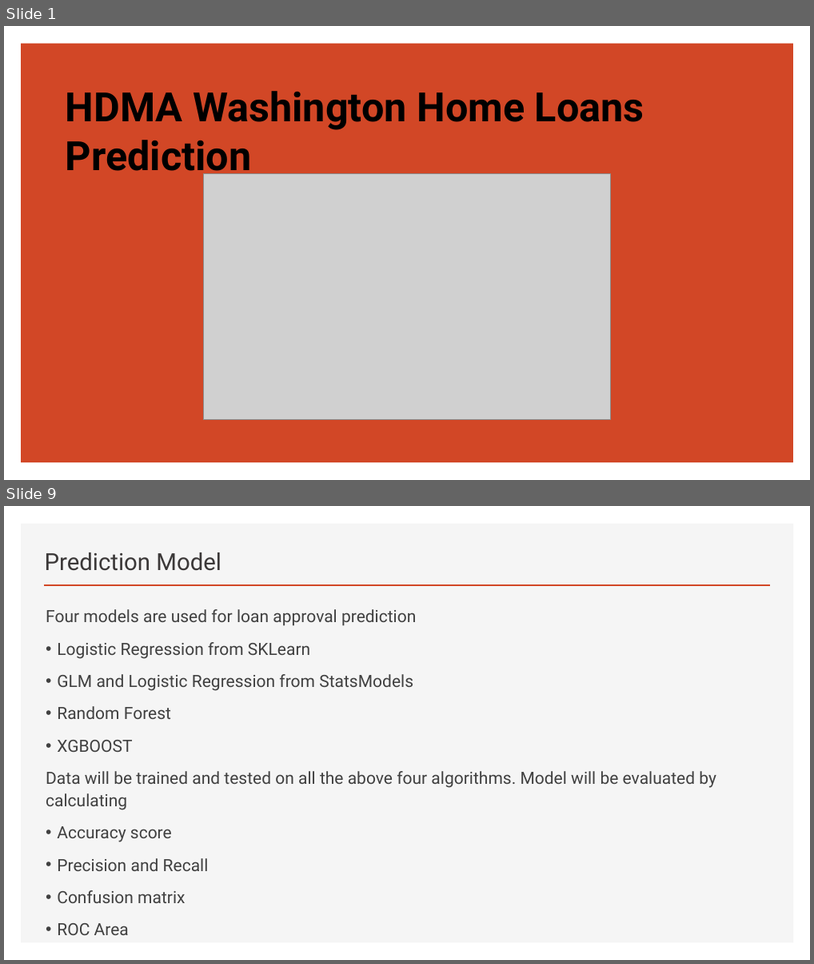
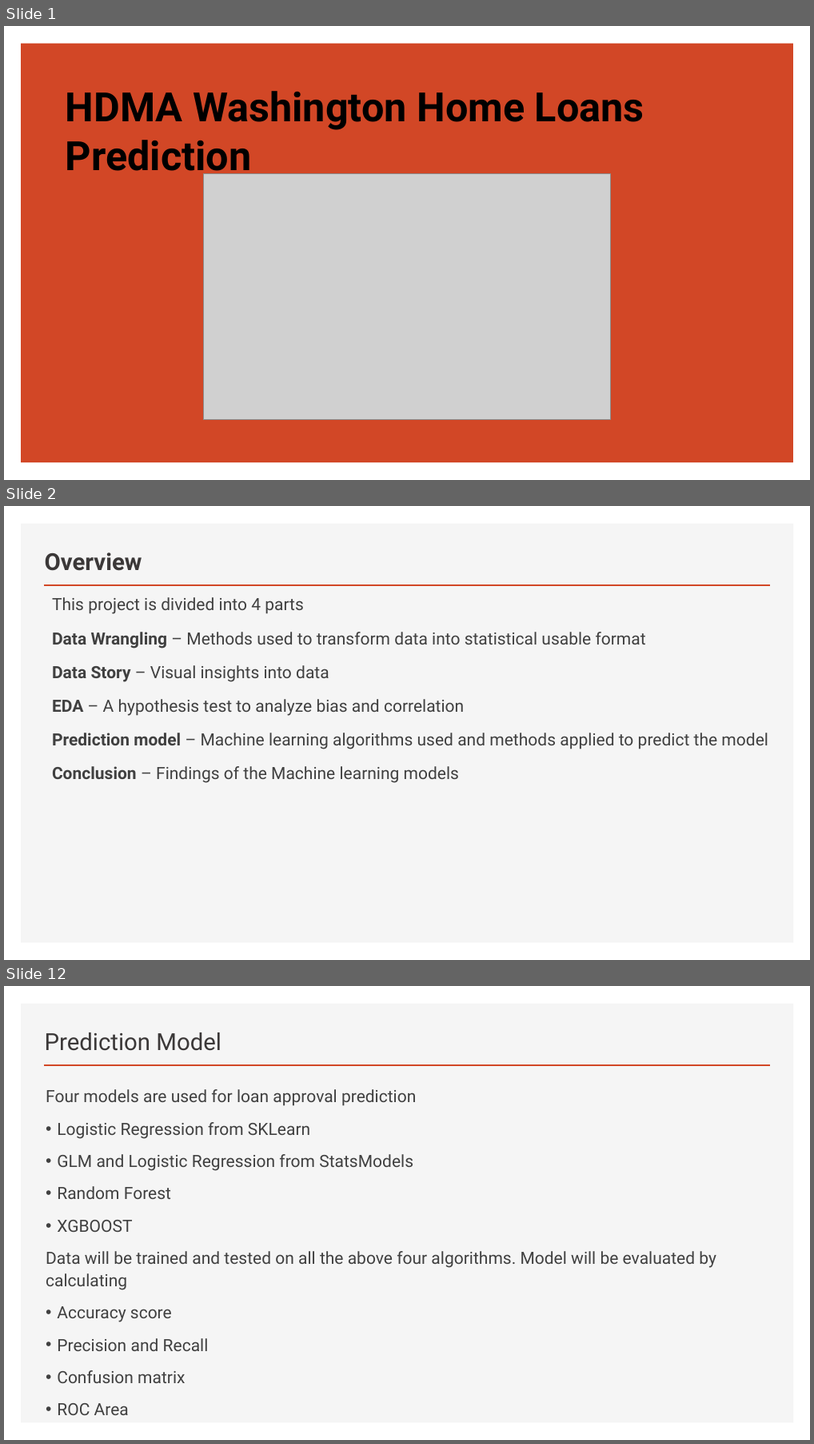
Before and after one commit to khmsha/Springboard, a slide deck: Capstone_Project1/HDMA Washington Home Loans Prediction.pptx. Shown one above the other, each under a label of ours: slides 1 and 9 before the commit, slides 1, 2 and 12 after it; the slides between them are not shown. The pictures are 814x964 and 814x1444 pixels, drawn with LibreOffice and Linux fonts; fonts in the diff are those of the drawing; grey boxes stand for pictures. Boxes give left, top, right and bottom in pixels: in the first picture for what was removed or moved away, otherwise in the second. Text is boxed around its words. In the diff, an @@ line names an element or a change of style, - is before the commit and + after.

```diff
--- a/Capstone_Project1/HDMA Washington Home Loans Prediction.pptx
+++ b/Capstone_Project1/HDMA Washington Home Loans Prediction.pptx
@@ slide 2 added at (x1=4, y1=506, x2=810, y2=960), background #FFFFFF; not listed: 2 template elements that a slide beside it also shows @@
@@ title added at (x1=45, y1=552, x2=142, y2=571), 28 pt, text #3B3838, bold @@
+Overview
@@ text added at (x1=52, y1=597, x2=769, y2=783), 20 pt, text #404040 @@
+This project is divided into 4 parts
+Data Wrangling – Methods used to transform data into statistical usable format
+Data Story – Visual insights into data
+EDA – A hypothesis test to analyze bias and correlation
+Prediction model – Machine learning algorithms used and methods applied to predict the model
+Conclusion – Findings of the Machine learning models
@@ what was slide 9 is now slide 12 @@
```
Also in this commit, not shown: 16 slides changed, 4 other slides added, 2 slides removed, 1 other file.
